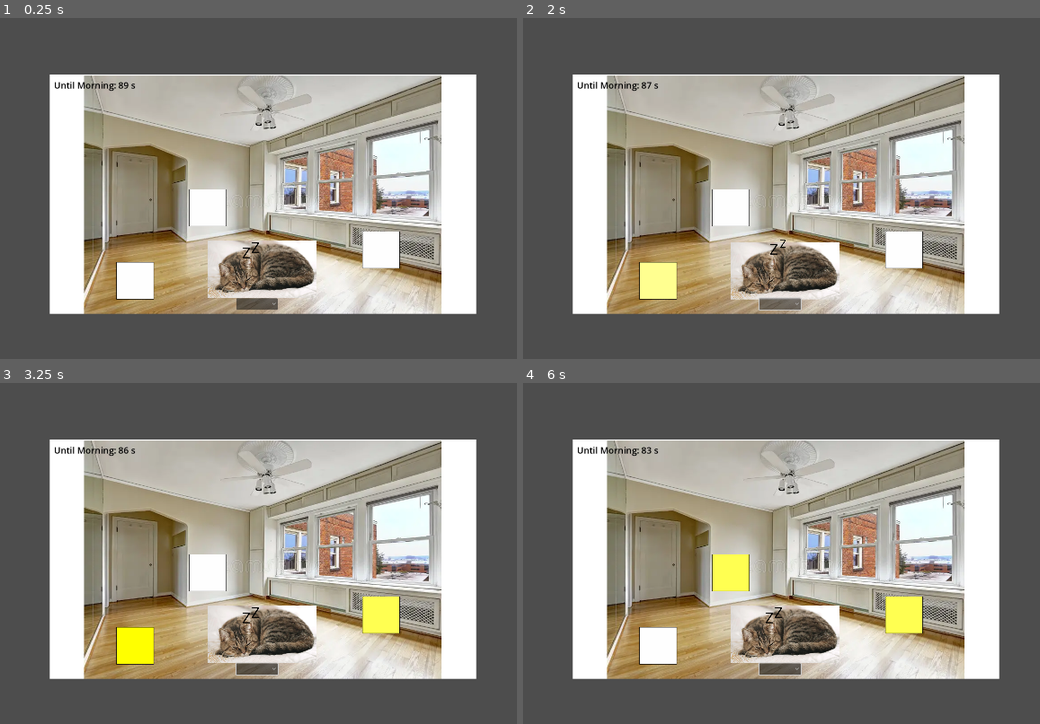
Above: before the commit, frames 1-4 (two rows, left to right).
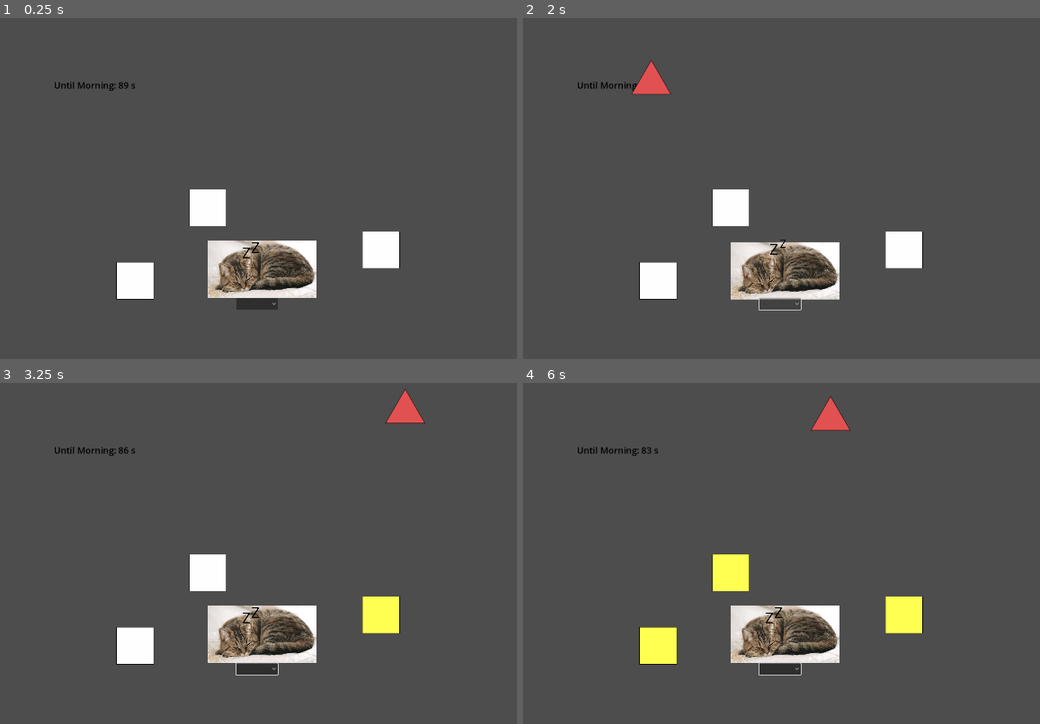
Above: after the commit, the same moments.

Repository: rajariandhana/DontWakeTheCat
Game: Godot game, scene res://scenes/game.tscn
The game is run twice, just before and just after one commit, with the same random seed, the same clock (stepped at 60 frames per second) and the same inputs.
Inputs (mouse positions are in pixels of both pictures, inside the frame that each line leads up to):
- Up to frame 1 (0.25 s): no input
- Up to frame 2 (2 s): click (781, 304) at 0.5 s; click (781, 304) at 1.25 s
- Up to frame 3 (3.25 s): click (258, 669) at 2 s; move the mouse to (382, 614) at 2.77 s; click (382, 614) at 2.92 s
- Up to frame 4 (6 s): move the mouse to (729, 573) at 3.52 s; click (729, 573) at 3.67 s; move the mouse to (657, 645) at 4.27 s; click (657, 645) at 4.42 s; move the mouse to (750, 638) at 5.02 s; click (750, 638) at 5.17 s; move the mouse to (1003, 618) at 5.77 s; click (1003, 618) at 5.92 s

The runs differ from the first frame. In frame 1, 52% of the frame differs, in the area x 9-93%, y 16-87%; in frame 2, 52%; in frame 3, 53%, in the area x 9-93%, y 1-87%; in frame 4, 53%.

Commit message:
prototype hover fall

Diff:
--- /dev/null
+++ b/scenes/fall.tscn
@@ -0,0 +1,20 @@
+[gd_scene load_steps=4 format=3 uid="uid://cqt8susrd5vcv"]
+
+[ext_resource type="Script" uid="uid://bjsbieoix2t85" path="res://scripts/fall.gd" id="1_t8vrx"]
+[ext_resource type="Texture2D" uid="uid://r0hcwjpg1euk" path="res://assets/dropable-0.png" id="2_thyj3"]
+
+[sub_resource type="CircleShape2D" id="CircleShape2D_t8vrx"]
+radius = 51.63
+
+[node name="Fall" type="RigidBody2D"]
+contact_monitor = true
+max_contacts_reported = 1
+script = ExtResource("1_t8vrx")
+
+[node name="Sprite2D" type="Sprite2D" parent="."]
+texture = ExtResource("2_thyj3")
+
+[node name="CollisionShape2D" type="CollisionShape2D" parent="."]
+shape = SubResource("CircleShape2D_t8vrx")
+
+[connection signal="body_entered" from="." to="." method="_on_body_entered"]
--- a/scenes/game.gd
+++ b/scenes/game.gd
@@ -4,6 +4,9 @@
 @onready var label: Label = $Label
 @onready var sleeping_state: OptionButton = $"sleeping-state"
 @onready var cat: AnimatedSprite2D = $Cat
+@onready var hover_path: Path2D = $HoverPath
+
+@export var hover_scene: PackedScene
 
 var elapsed_time = 1
 const GAME_DURATION = 90
@@ -24,10 +27,16 @@
 	elapsed_time += 1
 	update_timer_display()
 	var chance = randi_range(1,10)
-	if chance > 7:
-		var id = randi_range(0,touchables.size()-1)
-		print("on ", id)
-		touchables[id].on()
+	if chance > 5:
+		if randi_range(0,1):
+			var id = randi_range(0,touchables.size()-1)
+			print("on ", id)
+			touchables[id].on()
+		else:
+			var hover_instance = hover_scene.instantiate()
+			hover_path.add_child(hover_instance)
+			#hover_instance.progress = randf_range(0.0,1.0)
+
 	if elapsed_time >= GAME_DURATION:
 		timer.stop()
 
--- a/scenes/game.tscn
+++ b/scenes/game.tscn
@@ -1,17 +1,29 @@
-[gd_scene load_steps=5 format=3 uid="uid://ce1th8jfnfrga"]
+[gd_scene load_steps=8 format=3 uid="uid://ce1th8jfnfrga"]
 
 [ext_resource type="Script" uid="uid://ds2urwx8jfc6w" path="res://scenes/game.gd" id="1_lnu2h"]
 [ext_resource type="Texture2D" uid="uid://cjb7dicdgamj7" path="res://assets/apart.png" id="1_yqjtg"]
 [ext_resource type="PackedScene" uid="uid://48htpf2ktvs4" path="res://scenes/cat.tscn" id="4_iywne"]
 [ext_resource type="PackedScene" uid="uid://pxbcfaw23pr2" path="res://scenes/touch.tscn" id="4_lbhrr"]
+[ext_resource type="PackedScene" uid="uid://cpqdk3l4bitwa" path="res://scenes/hover.tscn" id="5_iywne"]
+
+[sub_resource type="Curve2D" id="Curve2D_lbhrr"]
+_data = {
+"points": PackedVector2Array(0, 0, 0, 0, -640, -360, -160, 0, 160, 0, -320, -410, 0, 0, 0, 0, 0, -360, -160, 0, 160, 0, 320, -310, 0, 0, 0, 0, 640, -360, 160, 0, -160, 0, 320, -410, 0, 0, 0, 0, 0, -360, 160, 0, -160, 0, -320, -310, 0, 0, 0, 0, -640, -360)
+}
+point_count = 9
+
+[sub_resource type="RectangleShape2D" id="RectangleShape2D_p57ef"]
+size = Vector2(1920, 20)
 
 [node name="Game" type="Node2D"]
 script = ExtResource("1_lnu2h")
+hover_scene = ExtResource("5_iywne")
 
 [node name="PlayTimer" type="Timer" parent="."]
 autostart = true
 
 [node name="Apartment" type="Sprite2D" parent="."]
+visible = false
 position = Vector2(-2.66667, 1.49998)
 scale = Vector2(0.593518, 0.593518)
 texture = ExtResource("1_yqjtg")
@@ -47,14 +59,23 @@
 popup/item_3/text = "sleeping-3"
 popup/item_3/id = 3
 
-[node name="Touch0" parent="." instance=ExtResource("4_lbhrr")]
+[node name="Lamp" parent="." instance=ExtResource("4_lbhrr")]
 position = Vector2(313, 151)
 
-[node name="Touch1" parent="." instance=ExtResource("4_lbhrr")]
+[node name="TV" parent="." instance=ExtResource("4_lbhrr")]
 position = Vector2(-150, 38)
 
 [node name="Touch2" parent="." instance=ExtResource("4_lbhrr")]
 position = Vector2(-344, 234)
 
+[node name="HoverPath" type="Path2D" parent="."]
+curve = SubResource("Curve2D_lbhrr")
+
+[node name="Ground" type="StaticBody2D" parent="." groups=["ground"]]
+position = Vector2(-1, 391)
+
+[node name="CollisionShape2D" type="CollisionShape2D" parent="Ground" groups=["ground"]]
+shape = SubResource("RectangleShape2D_p57ef")
+
 [connection signal="timeout" from="PlayTimer" to="." method="_on_timer_timeout"]
 [connection signal="item_selected" from="sleeping-state" to="." method="_on_sleepingstate_item_selected"]
--- /dev/null
+++ b/scenes/hover.tscn
@@ -0,0 +1,19 @@
+[gd_scene load_steps=4 format=3 uid="uid://cpqdk3l4bitwa"]
+
+[ext_resource type="Script" uid="uid://byvy1vlfj6r1w" path="res://scripts/hover.gd" id="1_n3sop"]
+[ext_resource type="Texture2D" uid="uid://r0hcwjpg1euk" path="res://assets/dropable-0.png" id="2_8i0xm"]
+[ext_resource type="PackedScene" uid="uid://cqt8susrd5vcv" path="res://scenes/fall.tscn" id="2_vfl0y"]
+
+[node name="Hover" type="PathFollow2D"]
+rotates = false
+script = ExtResource("1_n3sop")
+fall_scene = ExtResource("2_vfl0y")
+
+[node name="Sprite2D" type="Sprite2D" parent="."]
+texture = ExtResource("2_8i0xm")
+
+[node name="Timer" type="Timer" parent="."]
+wait_time = 2.0
+autostart = true
+
+[connection signal="timeout" from="Timer" to="." method="_on_timer_timeout"]
--- a/scenes/touch.tscn
+++ b/scenes/touch.tscn
@@ -44,7 +44,7 @@
 sprite_frames = SubResource("SpriteFrames_3dfsu")
 animation = &"off"
 autoplay = "off"
-frame_progress = 0.112229
+frame_progress = 0.773045
 
 [node name="CollisionShape2D" type="CollisionShape2D" parent="."]
 shape = SubResource("RectangleShape2D_csawp")
--- /dev/null
+++ b/scripts/fall.gd
@@ -0,0 +1,9 @@
+extends RigidBody2D
+
+@export var path_speed = 150
+@onready var timer: Timer = $Timer
+
+func _on_body_entered(body: Node) -> void:
+	if body.is_in_group("ground"):
+		print("GROUND")
+		queue_free()
--- /dev/null
+++ b/scripts/hover.gd
@@ -0,0 +1,27 @@
+extends PathFollow2D
+
+@export var path_speed = 600
+@onready var timer: Timer = $Timer
+
+@export var fall_scene: PackedScene
+var direction = 1
+
+func _ready() -> void:
+	self.progress_ratio = randf_range(0.0,1.0)
+	if randi_range(0,1)==0:
+		direction=-1
+	timer.connect("timeout",_on_timer_timeout)
+
+func _process(delta: float) -> void:
+	self.progress += path_speed * delta * direction
+
+func _on_timer_timeout() -> void:
+	print("DROPPING")
+	var fall_instance = fall_scene.instantiate()
+	fall_instance.global_position = self.global_position
+	get_parent().add_child(fall_instance)
+	queue_free()
+	#current_state = State.DROPPING
+	#self.freeze = false
+	#var path_direction = Vector2.RIGHT.rotated(path_follow_2d.rotation)
+	#self.linear_velocity = path_direction * path_speed
Binary file added: assets/dropable-0.png
Not shown, added: assets/dropable-0.png.import
Not shown, added: scripts/fall.gd.uid
Not shown, added: scripts/hover.gd.uid
Not shown, changed: .DS_Store
